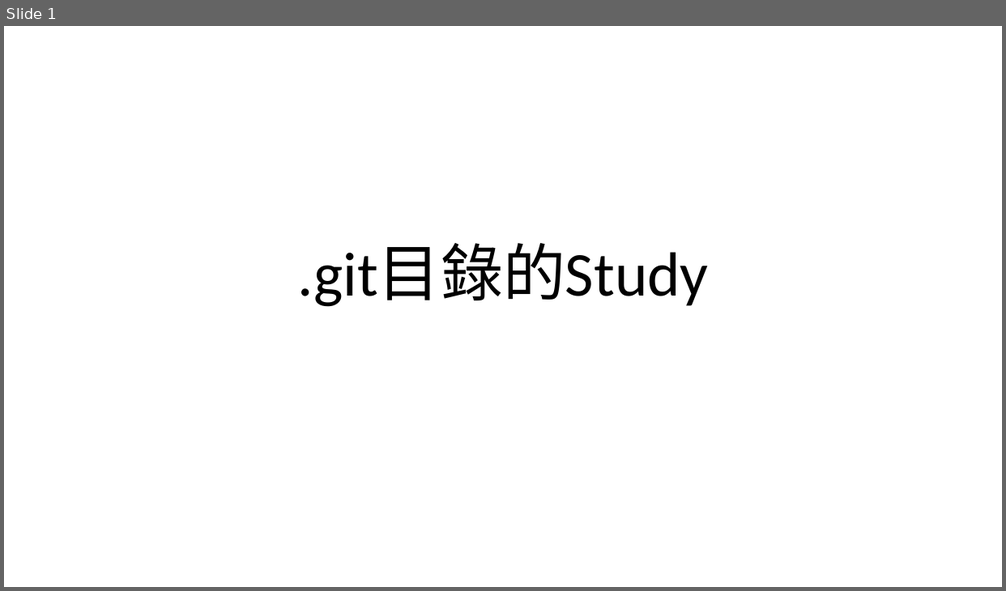
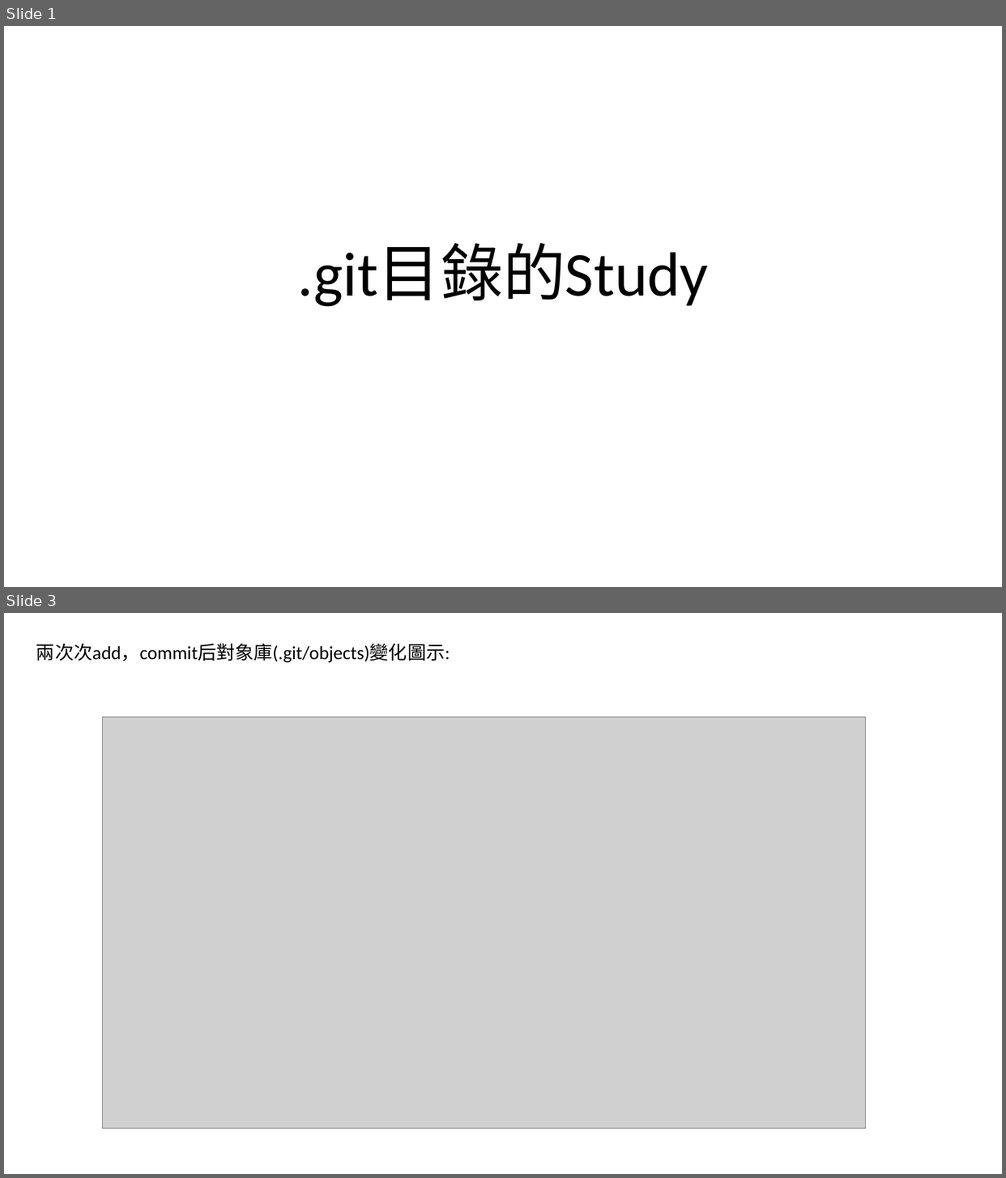
Before and after one commit to luchaojun/ChaojunStudy, a slide deck: GitStudy/.gitContentStudy.pptx. Shown one above the other, each under a label of ours: slide 1 before the commit, slides 1 and 3 after it; the slides between them are not shown. The pictures are 1006x591 and 1006x1178 pixels, drawn with LibreOffice and Linux fonts; fonts in the diff are those of the drawing; grey boxes stand for pictures. Boxes give left, top, right and bottom in pixels: in the first picture for what was removed or moved away, otherwise in the second. Text is boxed around its words. In the diff, an @@ line names an element or a change of style, - is before the commit and + after.

```diff
--- a/GitStudy/.gitContentStudy.pptx
+++ b/GitStudy/.gitContentStudy.pptx
@@ slide 3 added at [4, 613, 1002, 1174], background #FFFFFF @@
@@ text added at [36, 643, 450, 662], 18 pt, text #000000 @@
+兩次次add，commit后對象庫(.git/objects)變化圖示:
@@ picture added at [102, 717, 866, 1130] @@
```
Also in this commit, not shown: 1 slide changed.
